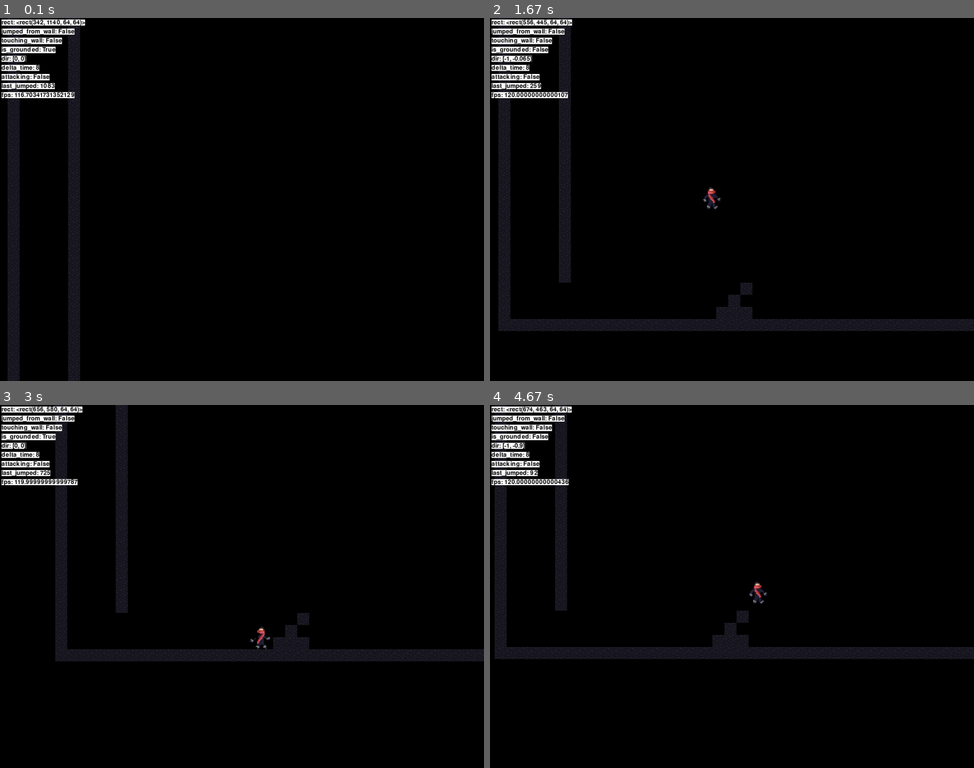
Above: before the commit, frames 1-4 (two rows, left to right).
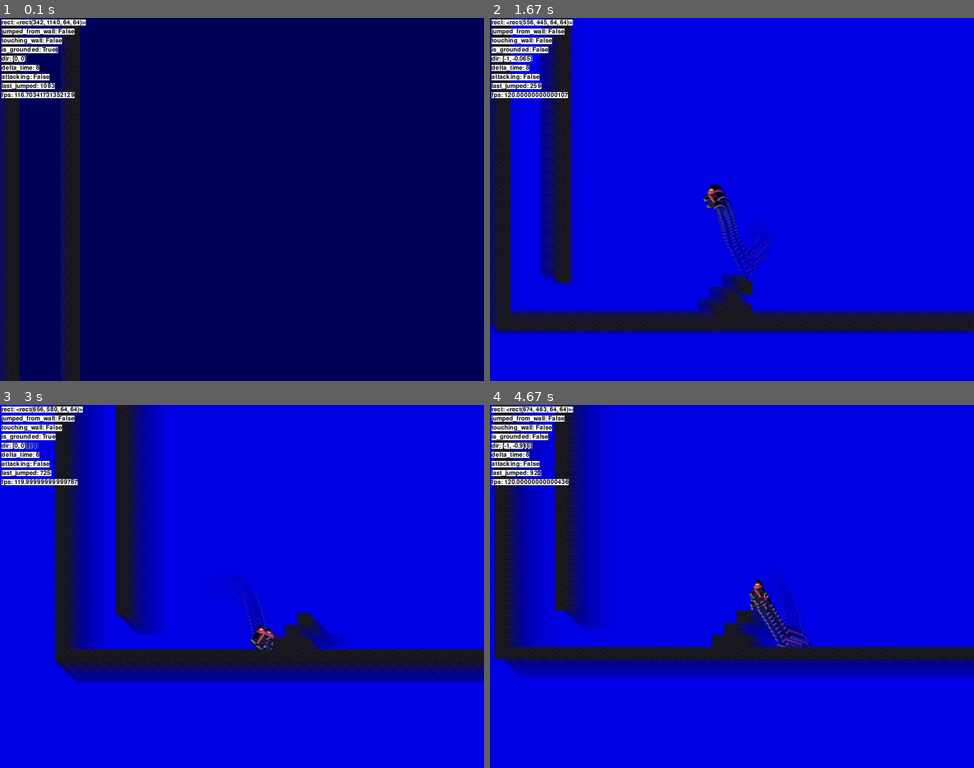
Above: after the commit, the same moments.

Repository: zyxwars/ninja
Game: pygame game, started from main.py
Same seed, same stepped clock (60 frames per second), same inputs: the game is played once before the commit and once after it.
Inputs:
- Up to frame 1 (0.1 s): no input
- Up to frame 2 (1.67 s): hold D 0.33-0.8 s; hold D 0.83-1.3 s; tap Space at 0.9, 1.2, 1.4 s; hold A from 1.33 s (still down)
- Up to frame 3 (3 s): tap Space at 1.7, 1.97, 2.27, 2.4, 2.7 s; release A at 1.87 s; hold A 1.9-2.3 s; hold D 2.33-2.97 s
- Up to frame 4 (4.67 s): hold A 3-3.47 s; tap Space at 3.07, 3.37, 3.57, 3.87, 4.07, 4.37, 4.57 s; hold D 3.5-3.97 s; hold D 4-4.47 s; hold A from 4.5 s (still down)

The runs differ from the first frame. In frame 1, 94% of the frame differs, in the area x 0-100%, y 0-100%; in frame 2, 91%; in frame 3, 92%; in frame 4, 92%.

Commit message:
Create ghosting effect

Diff:
--- a/level/level.py
+++ b/level/level.py
@@ -11,6 +11,9 @@
 class Level:
     def __init__(self, surface):
         self.screen_surface = surface
+        self.ghost_surface = pg.Surface(
+            (config.SCREEN_WIDTH, config.SCREEN_HEIGHT))
+
         self.player = pg.sprite.GroupSingle()
         self.tiles = pg.sprite.Group()
         self.sprites = []
@@ -43,14 +46,17 @@
         self.sprites.append(self.player.sprite)
 
     def update(self):
-        self.screen_surface.fill('black')
-
-        self.tiles.draw(self.screen_surface)
+        self.ghost_surface.fill('blue')
+        self.ghost_surface.set_alpha(10)
 
         # sprite is needed because the function returns player_pos
         player_pos, player_speed_x, player_speed_y = self.player.sprite.update(
             self.tiles.sprites())
         self.player.draw(self.screen_surface)
+
+        self.screen_surface.blit(self.ghost_surface, (0, 0))
+
+        self.tiles.draw(self.screen_surface)
 
         if player_pos[0] > config.SCREEN_CENTER[0]:
             if player_pos[0] - config.SCREEN_CENTER[0] / 2 > config.SCREEN_CENTER[0]:
